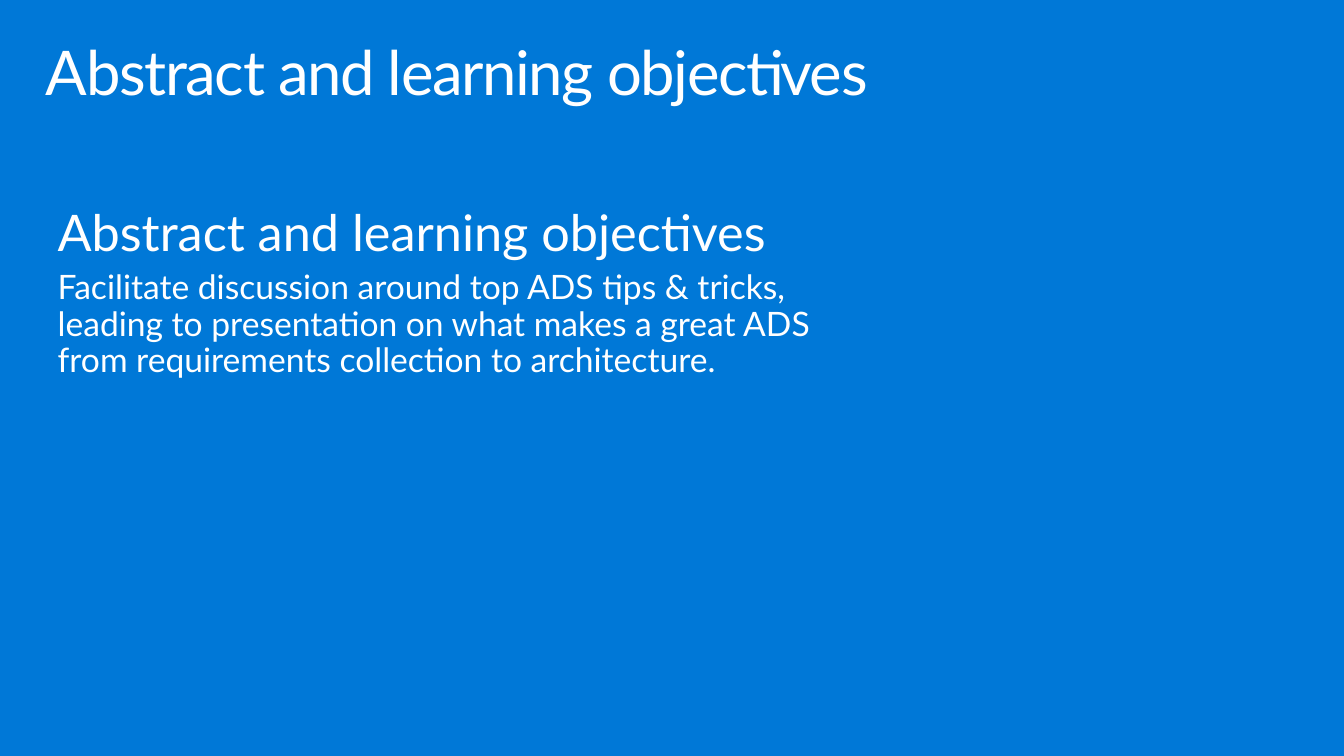
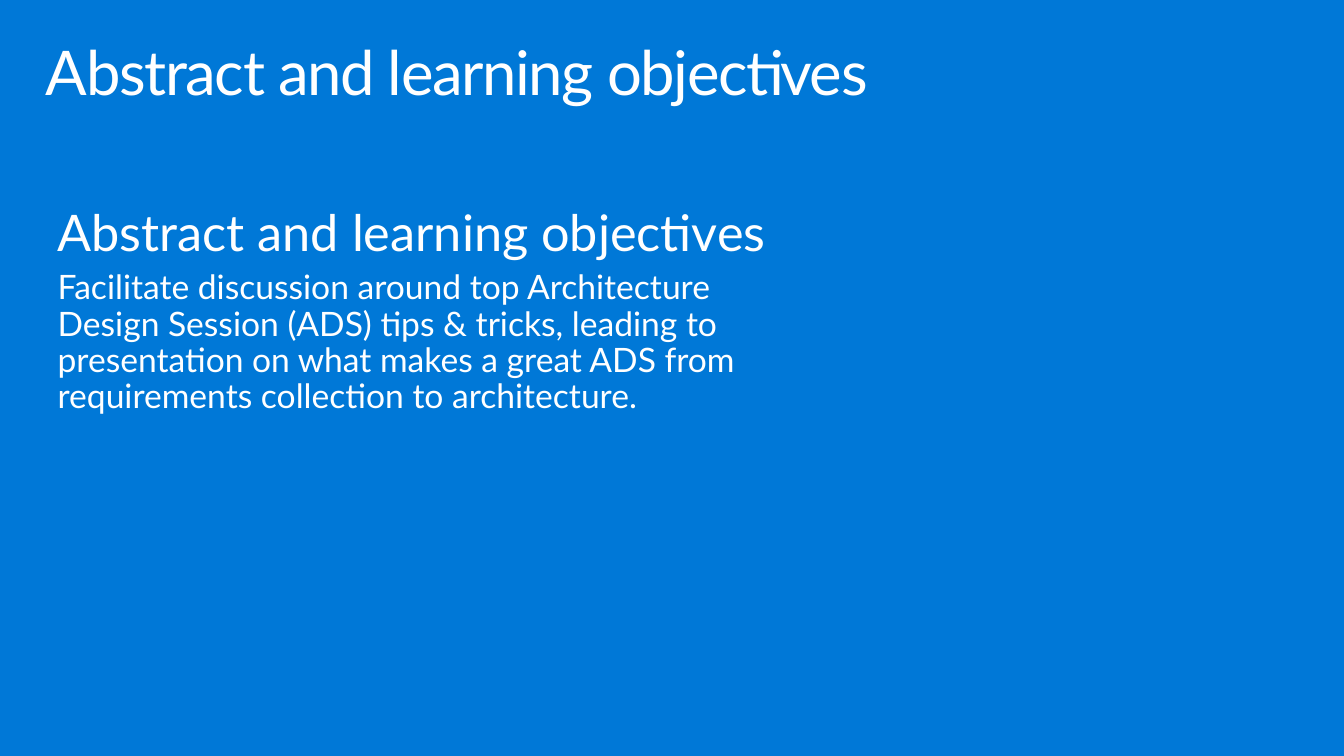
Before and after one commit to solliancenet/ica-wbs, a slide deck: slide 2 of Financial service modernization workshop/mastering-the-ads-deck.pptx. Drawn at 1344x756 pixels with LibreOffice and Linux fonts; fonts in the diff are those of the drawing. Boxes give left, top, right and bottom in pixels: in the first picture for what was removed or moved away, otherwise in the second. Text is boxed around its words. In the diff, an @@ line names an element or a change of style, - is before the commit and + after.

Commit message:
minor updates

```diff
--- a/Financial service modernization workshop/mastering-the-ads-deck.pptx
+++ b/Financial service modernization workshop/mastering-the-ads-deck.pptx
@@ text at (x1=58, y1=274, x2=735, y2=414): text changed @@
-Facilitate discussion around top ADS tips & tricks, leading to presentation on what makes a great ADS from requirements collection to architecture.
+Facilitate discussion around top Architecture Design Session (ADS) tips & tricks, leading to presentation on what makes a great ADS from requirements collection to architecture.
```
